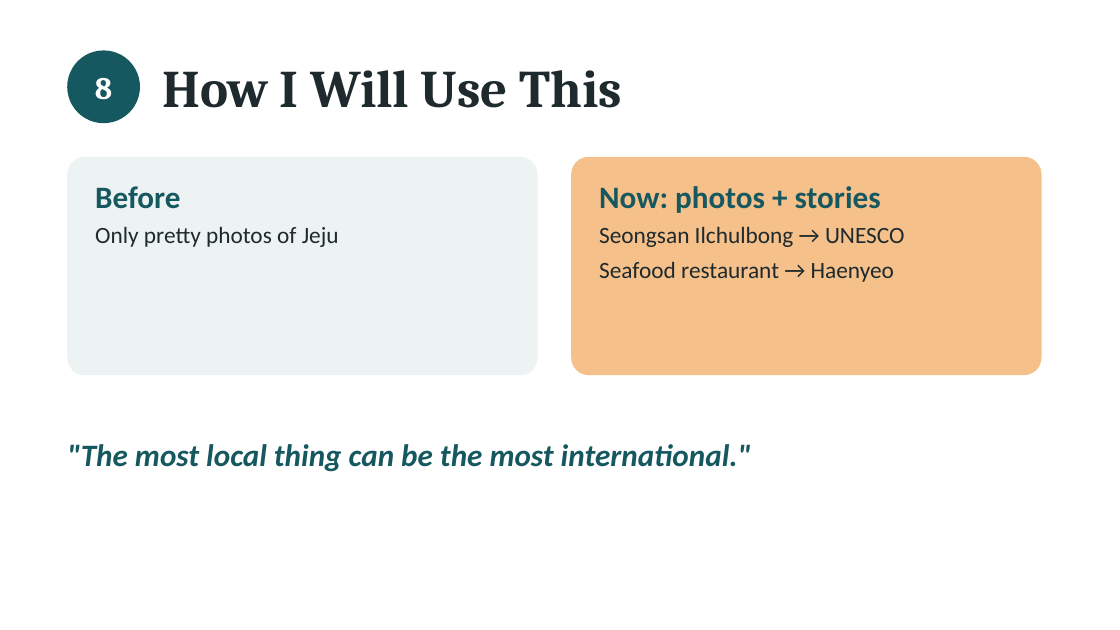
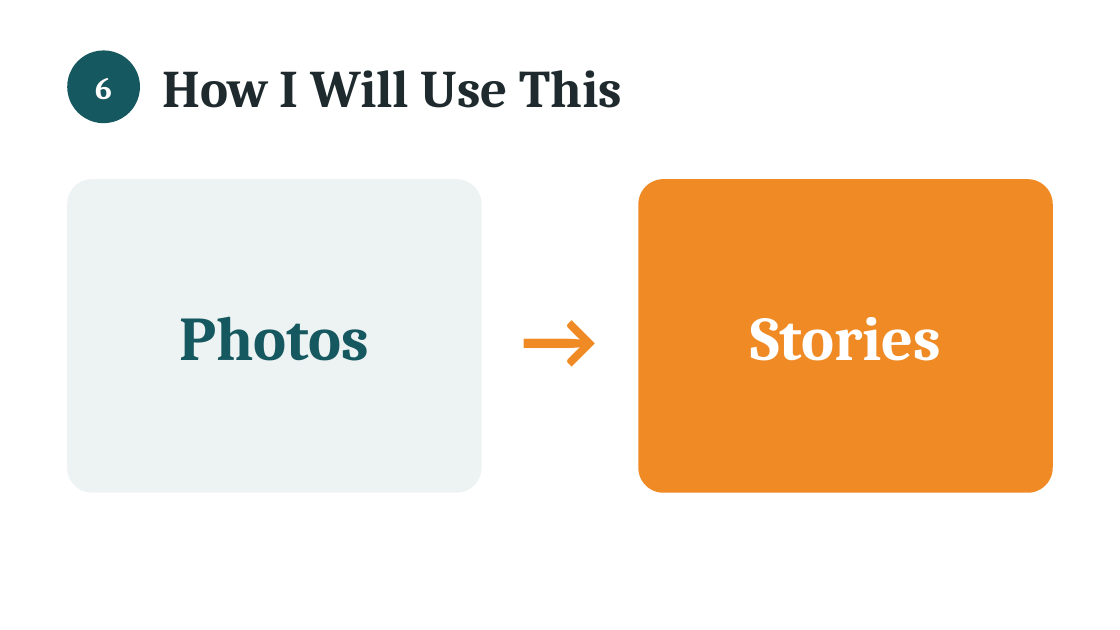
Before and after one commit to a44830300-arch/shaohong, a slide deck: slide 7 of 학업/아시아속의제주문화/Jeju_Culture_Final_5min_easy.pptx (slide 9 before the commit). Drawn at 1120x630 pixels with LibreOffice and Linux fonts; fonts in the diff are those of the drawing. Boxes give left, top, right and bottom in pixels: in the first picture for what was removed or moved away, otherwise in the second. Text is boxed around its words. In the diff, an @@ line names an element or a change of style, - is before the commit and + after.

```diff
--- a/학업/아시아속의제주문화/Jeju_Culture_Final_5min_easy.pptx
+++ b/학업/아시아속의제주문화/Jeju_Culture_Final_5min_easy.pptx
@@ text at (95,78,112,100): text changed @@
-8
+6
@@ rounded rectangle: place and size @@
-rounded rectangle at (67,157,538,375)
+rounded rectangle at (67,179,482,493)
@@ text "Photos" at (180,316,369,361): vertical alignment top to middle @@
@@ text added at (482,179,638,493), 54 pt, text #F08A24, bold @@
+→
@@ rounded rectangle: place and size @@
-rounded rectangle at (571,157,1042,375)
+rounded rectangle at (638,179,1053,493)
@@ rounded rectangle at (638,179,1053,493): fill #F6C08A to #F08A24 @@
@@ text removed at (599,186,905,282) @@
-Now: photos + stories
-Seongsan Ilchulbong → UNESCO
-Seafood restaurant → Haenyeo
@@ text at (180,316,369,361): text changed; size 15 to 40 pt; font Calibri to Cambria; text colour #1E2A2D to #16585F; bold on @@
-Before
-Only pretty photos of Jeju
+Photos
@@ text added at (750,317,941,361), 40 pt, text #FFFFFF, bold @@
+Stories
@@ text removed at (67,444,752,472) @@
-"The most local thing can be the most international."
```
Also in this commit, not shown: 6 other slides changed, 1 slide added, 3 slides removed, 1 other file.
